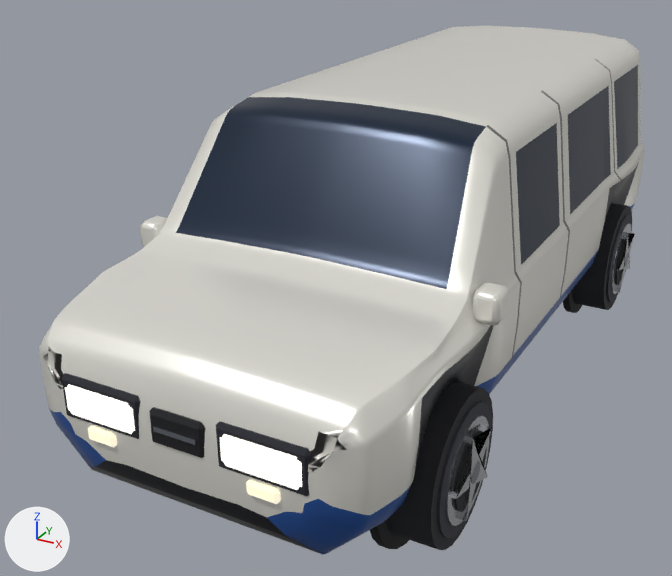
Renders of the glTF model examples/pine-ridge-rally/models/car_van.glb from each side of a commit.
The view is the same before and after, from a 50 mm lens placed at (2.26, -5.18, 3.01), pointed at (-0.39, -0.37, 0.61). Lighting does not change. The marker at lower left points along +X, +Y and +Z. The older version comes first. Vertices at exactly the same position are counted once.

In view in the first picture: 'body', 'wheel_fr', 'wheel_rr'.
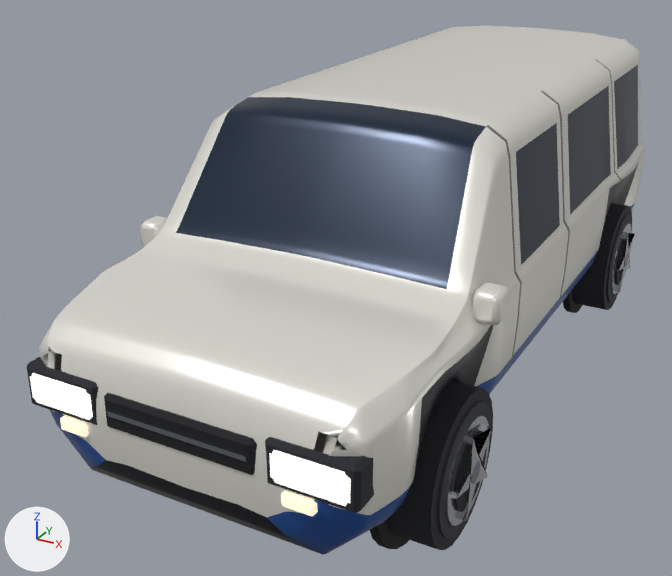
Location of each change, (x1, y1, x2, y2) in pixels of the pictures (672 x 576 px; the box of a moved part takes in the faces that stretch with it):
'body', reshaped
    before: (39, 26, 645, 555)
    after: (27, 26, 645, 555)
part 1 of me_body, moved or reshaped
    before: (153, 426, 196, 445)
    after: (107, 411, 247, 462)
part 2 of me_body, moved or reshaped
    before: (62, 373, 312, 504)
    after: (27, 357, 374, 517)

What the commit changed:
me_body has 4546 vertices, 9016 faces and spans x -1.05..1.05, y -2.52..2.53, z -0.47..1.54.
me_body is used by ob_body; location (0.0, 0.0, 0.4).
me_body part 1: the loose piece of 8 vertices spanning x -0.11..0.11, y -2.52..-2.47, z 0.41..0.44 is scaled about its middle by (3.29, 1, 1).
me_body part 2: 216 of 4546 vertices moved; they spanned x -0.67..0.67, y -2.52..-2.46, z 0.24..0.54 and now span x -0.89..0.89, y -2.52..-2.34, z 0.24..0.54; mean shift (0.0, 0.05, 0.0); largest move (-0.22, -2.49, 0.37) -> (-0.47, -2.38, 0.37).
